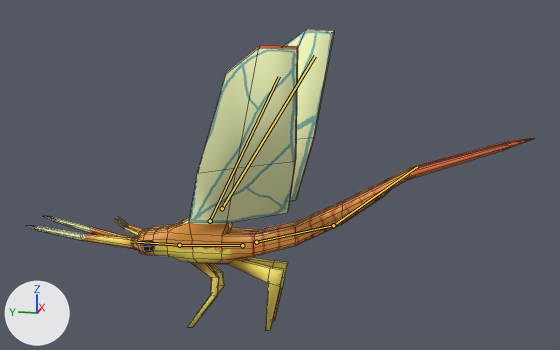
What one commit did to the Blender file BlendFiles/mayfly.blend.
Before and after are seen from a 50 mm lens placed at (-12.22, -3.67, 4.12), pointed at (0.06, -1.21, 1.05). Arrows for +X, +Y and +Z are at lower left; the lights stay in place. The older version comes first. The bones that bend it are drawn over the model as lines. Mesh edges are drawn as thin lines.
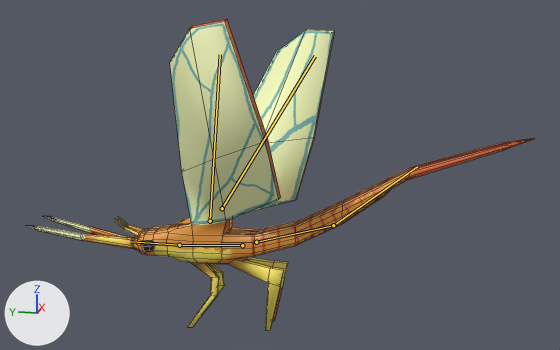
The newer file adds an action. The first version stands in its rest pose; the second is drawn at frame 1 of the action '_TPose'.

What differs and where, as boxes (x1, y1, x2, y2) in the pictures (560 x 350 px):
'Cube', posed: before (27, 30, 534, 331); after (27, 19, 534, 331)
bone 'Wing.L', root to tip: before (210, 221) to (279, 76); after (210, 221) to (220, 54)

What the commit changed:
Bone 'Wing.L' (bone_wing_l) turns from (0, 0, 0) to (16, -6, 0) degrees about its own x, y and z.
